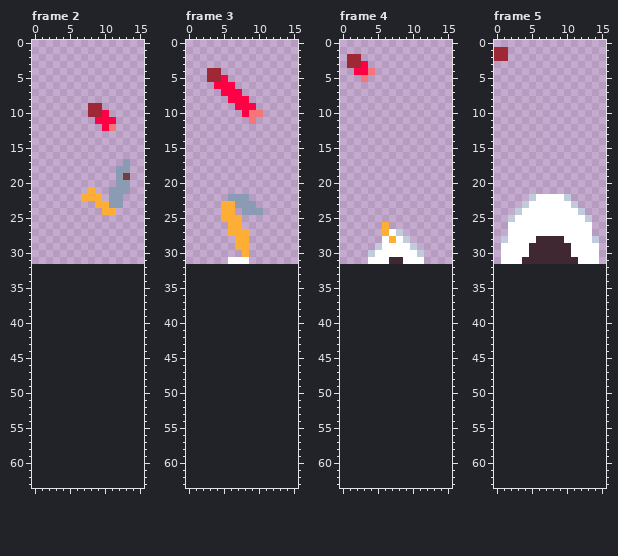
Two versions of one pixel-art file, res/ase/attack-swipe.aseprite. The picture above was drawn from the file before the commit.
16x32 pixels, 6 frames. Shown: frame 2, frame 3, frame 4, frame 5. The old version is drawn lined up with the new one, on the new canvas. The commit also changed other frames, which this record leaves out.
And afterwards:
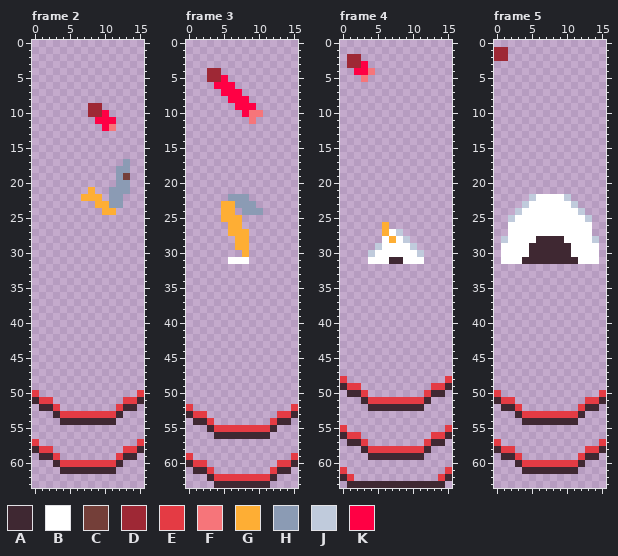
Palette (. is transparent): A #3f2832  B #ffffff  C #743f39  D #9e2835  E #e43b44  F #f6757a  G #feae34  H #8b9bb4  J #c0cbdc  K #ff0044
Difference:
canvas 16x32 -> 16x64
Frame 2:
Colour A now appears in row 51 at x 0 and 15; in row 52 at x 1 to 2 and 13 to 14; in row 53 at x 3 and 12; in row 54 at x 4 to 11; in row 58 at x 0 and 15; in row 59 at x 1 to 2 and 13 to 14.
Colour A now appears in row 60 at x 3 and 12; in row 61 at x 4 to 11.
Colour E now appears in row 50 at x 0 and 15; in row 51 at x 1 to 2 and 13 to 14; in row 52 at x 3 and 12; in row 53 at x 4 to 11; in row 57 at x 0 and 15; in row 58 at x 1 to 2 and 13 to 14.
Colour E now appears in row 59 at x 3 and 12; in row 60 at x 4 to 11.
Frame 3:
Colour A now appears in row 53 at x 0 and 15; in row 54 at x 1 to 2 and 13 to 14; in row 55 at x 3 and 12; in row 56 at x 4 to 11; in row 60 at x 0 and 15; in row 61 at x 1 to 2 and 13 to 14.
Colour A now appears in row 62 at x 3 and 12; in row 63 at x 4 to 11.
Colour E now appears in row 52 at x 0 and 15; in row 53 at x 1 to 2 and 13 to 14; in row 54 at x 3 and 12; in row 55 at x 4 to 11; in row 59 at x 0 and 15; in row 60 at x 1 to 2 and 13 to 14.
Colour E now appears in row 61 at x 3 and 12; in row 62 at x 4 to 11.
Frame 4:
Colour A now appears in row 49 at x 0 and 15; in row 50 at x 1 to 2 and 13 to 14; in row 51 at x 3 and 12; in row 52 at x 4 to 11; in row 56 at x 0 and 15; in row 57 at x 1 to 2 and 13 to 14.
Colour A now appears in row 58 at x 3 and 12; in row 59 at x 4 to 11; in row 62 at x 0 and 15; in row 63 at x 1 to 14.
Colour E now appears in row 48 at x 0 and 15; in row 49 at x 1 to 2 and 13 to 14; in row 50 at x 3 and 12; in row 51 at x 4 to 11; in row 55 at x 0 and 15; in row 56 at x 1 to 2 and 13 to 14.
Colour E now appears in row 57 at x 3 and 12; in row 58 at x 4 to 11; in row 61 at x 0 and 15; in row 62 at x 1 and 14.
Frame 5: the same change as frame 2
Boxes around the changes in both pictures, in picture pixels (x1, y1, x2, y2):
added: (32, 390, 144, 474)
added: (186, 404, 298, 488)
added: (340, 376, 452, 488)
added: (494, 390, 606, 474)
